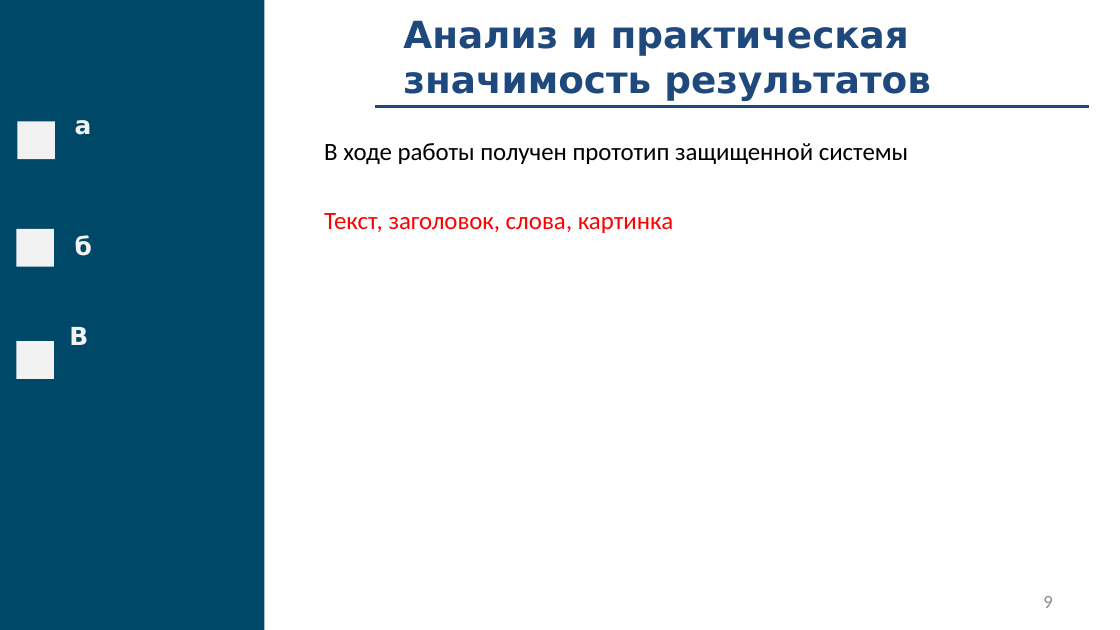
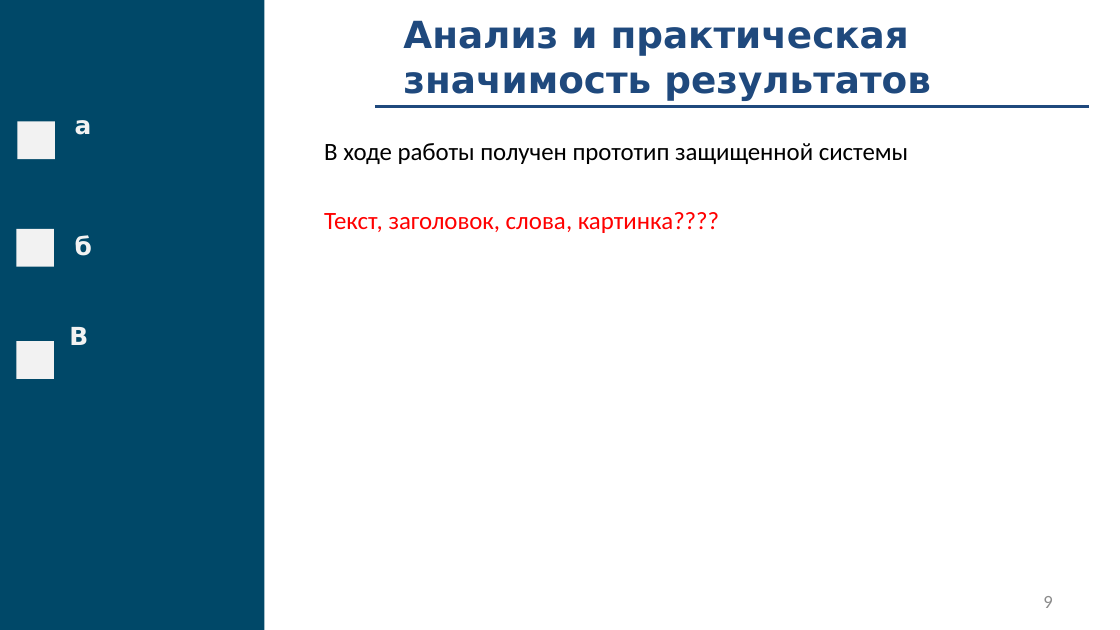
Before and after one commit to fanglores/Gagarin-2022, a slide deck: slide 9 of doc/Presentation.pptx. Drawn at 1120x630 pixels with LibreOffice and Linux fonts; fonts in the diff are those of the drawing. Boxes give left, top, right and bottom in pixels: in the first picture for what was removed or moved away, otherwise in the second. Text is boxed around its words. In the diff, an @@ line names an element or a change of style, - is before the commit and + after.

```diff
--- a/doc/Presentation.pptx
+++ b/doc/Presentation.pptx
@@ text at <box>324,212,719,233</box>: text changed @@
-Текст, заголовок, слова, картинка
+Текст, заголовок, слова, картинка????
```
Also in this commit, not shown: 2 other slides changed.
